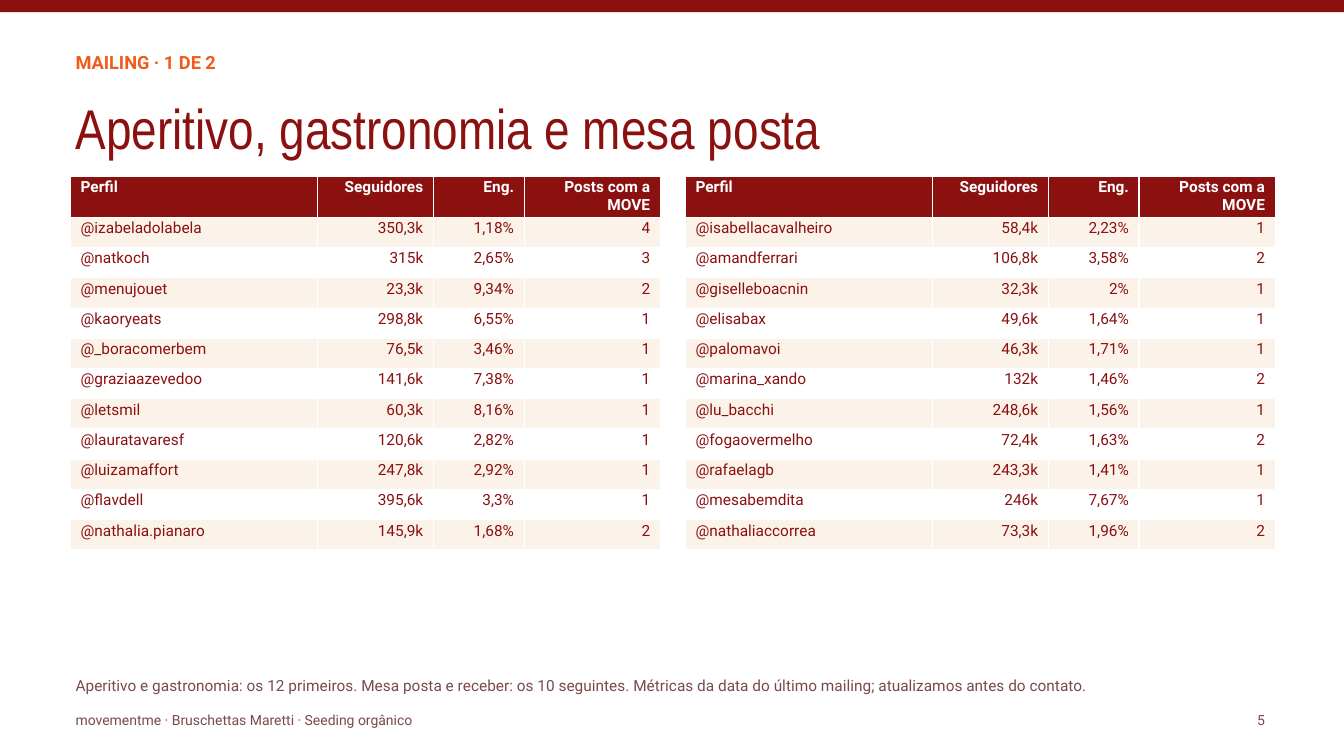
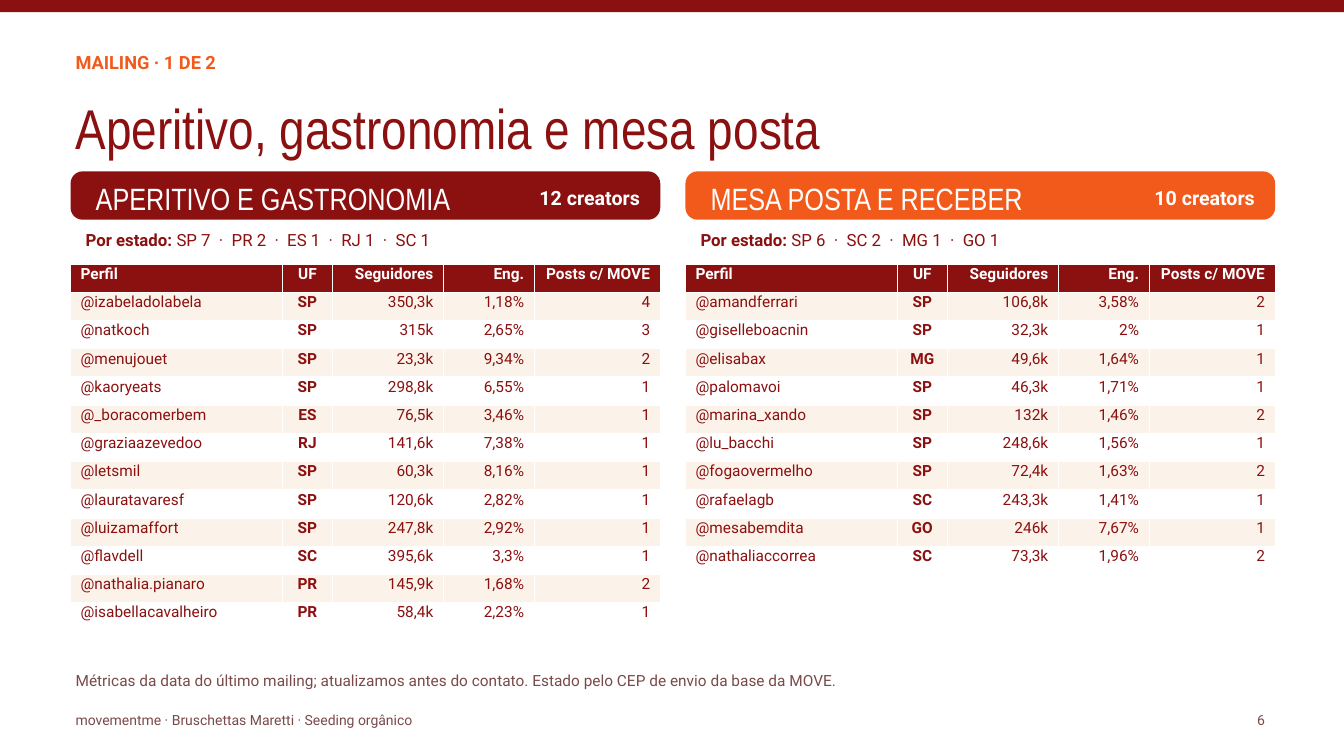
Before and after one commit to marinaparmera/move, a slide deck: slide 6 of MARETTI · Proposta de seeding · 2026-10.pptx (slide 5 before the commit). Drawn at 1344x756 pixels with LibreOffice and Linux fonts; fonts in the diff are those of the drawing. Boxes give left, top, right and bottom in pixels: in the first picture for what was removed or moved away, otherwise in the second. Text is boxed around its words. In the diff, an @@ line names an element or a change of style, - is before the commit and + after.

```diff
--- a/MARETTI · Proposta de seeding · 2026-10.pptx
+++ b/MARETTI · Proposta de seeding · 2026-10.pptx
@@ rounded rectangle added at (71, 171, 660, 220), fill #8B1010 @@
@@ rounded rectangle added at (686, 171, 1275, 220), fill #F25A1B @@
@@ text added at (96, 188, 450, 211), 22 pt, text #FFFFFF @@
+APERITIVO E GASTRONOMIA
@@ text added at (539, 191, 640, 206), 14 pt, text #FFFFFF, bold @@
+12 creators
@@ text added at (711, 188, 1023, 211), 22 pt, text #FFFFFF @@
+MESA POSTA E RECEBER
@@ text added at (1154, 191, 1255, 206), 14 pt, text #FFFFFF, bold @@
+10 creators
@@ text added at (86, 233, 430, 246), 12 pt, text #8B1010 @@
+Por estado: SP 7 · PR 2 · ES 1 · RJ 1 · SC 1
@@ text added at (701, 233, 999, 246), 12 pt, text #8B1010 @@
+Por estado: SP 6 · SC 2 · MG 1 · GO 1
@@ table at (71, 264, 660, 631) @@
-Perfil | Seguidores | Eng. | Posts com a MOVE
-@izabeladolabela | 350,3k | 1,18% | 4
-@natkoch | 315k | 2,65% | 3
-@menujouet | 23,3k | 9,34% | 2
-@kaoryeats | 298,8k | 6,55% | 1
-@_boracomerbem | 76,5k | 3,46% | 1
-@graziaazevedoo | 141,6k | 7,38% | 1
-@letsmil | 60,3k | 8,16% | 1
-@lauratavaresf | 120,6k | 2,82% | 1
-@luizamaffort | 247,8k | 2,92% | 1
-@flavdell | 395,6k | 3,3% | 1
-@nathalia.pianaro | 145,9k | 1,68% | 2
+Perfil | UF | Seguidores | Eng. | Posts c/ MOVE
+@izabeladolabela | SP | 350,3k | 1,18% | 4
+@natkoch | SP | 315k | 2,65% | 3
+@menujouet | SP | 23,3k | 9,34% | 2
+@kaoryeats | SP | 298,8k | 6,55% | 1
+@_boracomerbem | ES | 76,5k | 3,46% | 1
+@graziaazevedoo | RJ | 141,6k | 7,38% | 1
+@letsmil | SP | 60,3k | 8,16% | 1
+@lauratavaresf | SP | 120,6k | 2,82% | 1
+@luizamaffort | SP | 247,8k | 2,92% | 1
+@flavdell | SC | 395,6k | 3,3% | 1
+@nathalia.pianaro | PR | 145,9k | 1,68% | 2
+@isabellacavalheiro | PR | 58,4k | 2,23% | 1
@@ table: place and size @@
-table at (71, 176, 660, 544)
+table at (71, 264, 660, 631)
@@ table at (686, 264, 1275, 575) @@
-Perfil | Seguidores | Eng. | Posts com a MOVE
-@isabellacavalheiro | 58,4k | 2,23% | 1
-@amandferrari | 106,8k | 3,58% | 2
-@giselleboacnin | 32,3k | 2% | 1
-@elisabax | 49,6k | 1,64% | 1
-@palomavoi | 46,3k | 1,71% | 1
-@marina_xando | 132k | 1,46% | 2
-@lu_bacchi | 248,6k | 1,56% | 1
-@fogaovermelho | 72,4k | 1,63% | 2
-@rafaelagb | 243,3k | 1,41% | 1
-@mesabemdita | 246k | 7,67% | 1
-@nathaliaccorrea | 73,3k | 1,96% | 2
+Perfil | UF | Seguidores | Eng. | Posts c/ MOVE
+@amandferrari | SP | 106,8k | 3,58% | 2
+@giselleboacnin | SP | 32,3k | 2% | 1
+@elisabax | MG | 49,6k | 1,64% | 1
+@palomavoi | SP | 46,3k | 1,71% | 1
+@marina_xando | SP | 132k | 1,46% | 2
+@lu_bacchi | SP | 248,6k | 1,56% | 1
+@fogaovermelho | SP | 72,4k | 1,63% | 2
+@rafaelagb | SC | 243,3k | 1,41% | 1
+@mesabemdita | GO | 246k | 7,67% | 1
+@nathaliaccorrea | SC | 73,3k | 1,96% | 2
@@ table: place and size @@
-table at (686, 176, 1275, 544)
+table at (686, 264, 1275, 575)
@@ text at (76, 674, 836, 689): text changed @@
-Aperitivo e gastronomia: os 12 primeiros. Mesa posta e receber: os 10 seguintes. Métricas da data do último mailing; atualizamos antes do contato.
+Métricas da data do último mailing; atualizamos antes do contato. Estado pelo CEP de envio da base da MOVE.
@@ text at (1257, 715, 1265, 725): text changed @@
-5
+6
```
Also in this commit, not shown: 13 other slides changed, 1 slide added.
